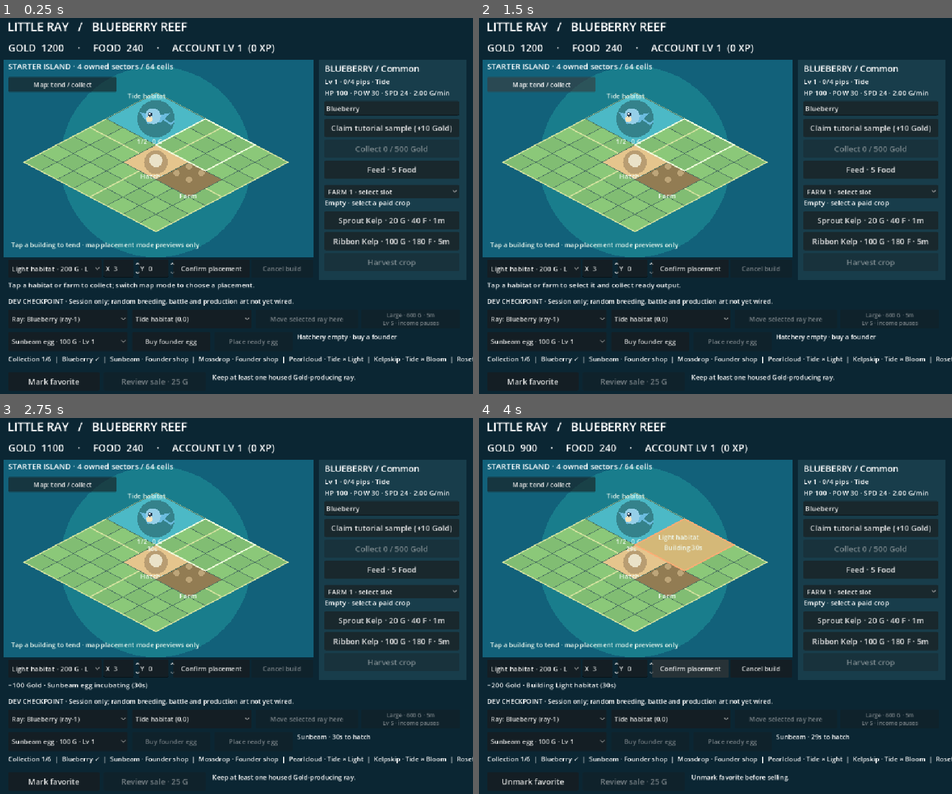
Above: before the commit, frames 1-4 (two rows, left to right).
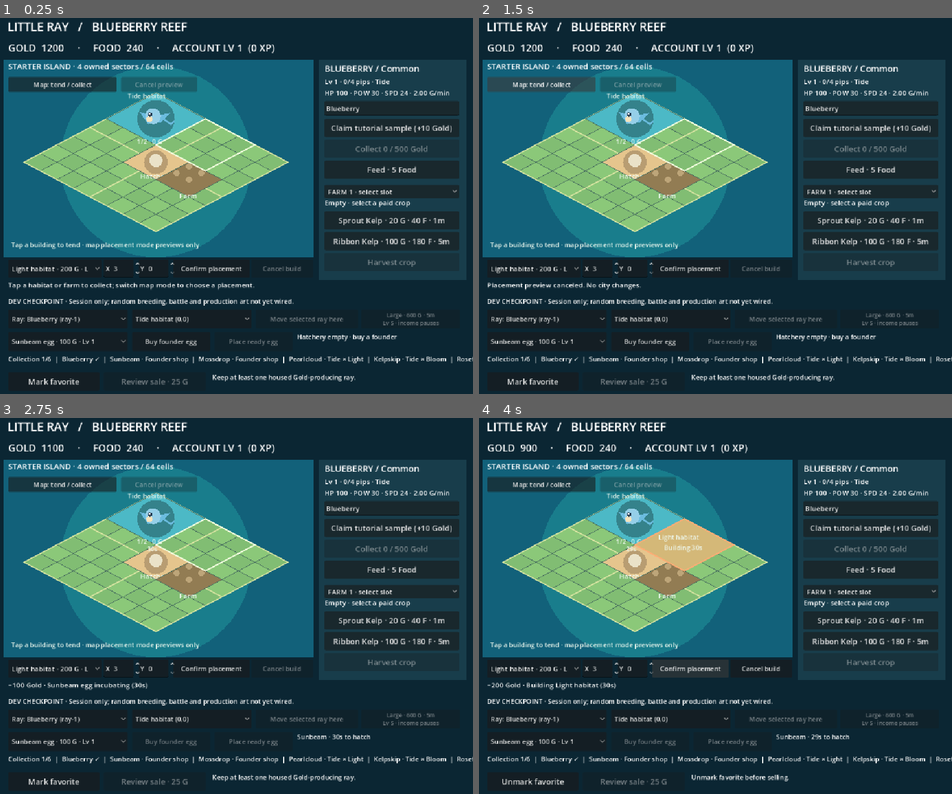
Above: after the commit, the same moments.

Repository: hazelfjeld/Swarm-Autonomous-Game-Design
Game: Godot game, scene res://main.tscn
The game is run twice, just before and just after one commit, with the same random seed, the same clock (stepped at 60 frames per second) and the same inputs.
Inputs:
- Up to frame 1 (0.25 s): no input
- Up to frame 2 (1.5 s): click "Map: tend / collect" at 0.5 s; click "Map: choose placement" at 1.25 s
- Up to frame 3 (2.75 s): click "Buy founder egg" at 2 s
- Up to frame 4 (4 s): click "Mark favorite" at 2.75 s; click "Confirm placement" at 3.5 s

The runs differ from the first frame. In frame 1, 0.6% of the frame differs, in the area x 25-42%, y 15-20%; in frame 2, 0.9%, in the area x 1-43%, y 15-73%; in frame 3, 0.6%; in frame 4, 0.6%.

Commit message:
GAMEPLAY-002: drag and cancel island placement previews

Diff:
--- a/game/city_checkpoint/city_view.gd
+++ b/game/city_checkpoint/city_view.gd
@@ -49,6 +49,10 @@
 var sale_target: String = ""
 var map_place_mode: bool = false
 var map_mode_button: Button
+var cancel_preview_button: Button
+var map_dragging: bool = false
+var preview_origin: Vector2i = Vector2i.ZERO
+var drag_origin: Vector2i = Vector2i.ZERO
 
 func label_at(value: String, position_: Vector2, size_: Vector2, font_size: int = 20) -> Label:
 	var item := Label.new()
@@ -112,6 +116,10 @@
 	map_mode_button = button_at("Map: tend / collect", Vector2(30, 150), toggle_map_mode)
 	map_mode_button.size = Vector2(250, 34)
 	map_mode_button.add_theme_font_size_override("font_size", 15)
+	cancel_preview_button = button_at("Cancel preview", Vector2(290, 150), cancel_map_preview)
+	cancel_preview_button.size = Vector2(175, 34)
+	cancel_preview_button.add_theme_font_size_override("font_size", 15)
+	cancel_preview_button.disabled = true
 	status_label = label_at("Tap a habitat or farm to collect; switch map mode to choose a placement.", Vector2(30, 617), Vector2(700, 34), 16)
 	status_label.autowrap_mode = TextServer.AUTOWRAP_WORD_SMART
 	label_at("DEV CHECKPOINT · Session only; random breeding, battle and production art not yet wired.", Vector2(30, 655), Vector2(1040, 22), 15)
@@ -302,10 +310,33 @@
 		else:
 			act(selection[0], "%s,%d,%d" % [selection[1], int(coordinate_x.value), int(coordinate_y.value)])
 
+func placement_coordinates() -> Vector2i:
+	return Vector2i(int(coordinate_x.value), int(coordinate_y.value))
+
+func set_placement_coordinates(cell: Vector2i) -> void:
+	coordinate_x.value = cell.x
+	coordinate_y.value = cell.y
+	queue_redraw()
+
+func cancel_map_preview() -> void:
+	if not map_place_mode:
+		return
+	set_placement_coordinates(preview_origin)
+	map_dragging = false
+	map_place_mode = false
+	map_mode_button.text = "Map: tend / collect"
+	cancel_preview_button.disabled = true
+	status_label.text = "Placement preview canceled. No city changes."
+
 func toggle_map_mode() -> void:
-	map_place_mode = not map_place_mode
-	map_mode_button.text = "Map: choose placement" if map_place_mode else "Map: tend / collect"
-	status_label.text = "Tap a cell to preview, then confirm below. No Gold spent yet." if map_place_mode else "Tap a habitat or farm to select it and collect ready output."
+	if map_place_mode:
+		cancel_map_preview()
+		return
+	preview_origin = placement_coordinates()
+	map_place_mode = true
+	map_mode_button.text = "Map: choose placement"
+	cancel_preview_button.disabled = false
+	status_label.text = "Tap or drag a cell to preview. Confirm or cancel; no Gold spent yet."
 	queue_redraw()
 
 func map_cell(point: Vector2) -> Vector2i:
@@ -315,31 +346,58 @@
 	var delta := point - origin
 	return Vector2i(floori((delta.x / axis.x + delta.y / axis.y) / 2.0), floori((delta.y / axis.y - delta.x / axis.x) / 2.0))
 
+func previewable_selection() -> bool:
+	var parts := selected_placement().split(":")
+	return parts.size() == 2 and parts[0] in ["build", "move", "restore_building"]
+
+func map_point_is_usable(point: Vector2) -> bool:
+	if not Rect2(18, 186, 716, 348).has_point(point):
+		return false
+	var cell := map_cell(point)
+	return cell.x >= 0 and cell.y >= 0 and cell.x < Model.ISLAND_SIZE and cell.y < Model.ISLAND_SIZE
+
+func preview_point(point: Vector2) -> bool:
+	if not previewable_selection() or not map_point_is_usable(point):
+		return false
+	var cell := map_cell(point)
+	if cell.x > coordinate_x.max_value or cell.y > coordinate_y.max_value:
+		return false
+	set_placement_coordinates(cell)
+	status_label.text = "Preview cell (%d,%d) · confirm or cancel below." % [cell.x, cell.y]
+	return true
+
 func _gui_input(event: InputEvent) -> void:
-	# GUI consumes child controls first; touch uses the existing mouse emulation.
-	if not (event is InputEventMouseButton):
-		return
-	if event.button_index != MOUSE_BUTTON_LEFT or event.pressed:
-		return
-	if not Rect2(18, 186, 716, 348).has_point(event.position):
+	# In placement mode a drag only edits the preview. Release never commits.
+	# Child controls retain their own GUI events; touch uses mouse emulation.
+	if map_place_mode and event is InputEventMouseMotion:
+		if map_dragging and (event.button_mask & MOUSE_BUTTON_MASK_LEFT) != 0:
+			preview_point(event.position)
+			accept_event()
+		return
+	if not (event is InputEventMouseButton) or event.button_index != MOUSE_BUTTON_LEFT:
+		return
+	if map_place_mode:
+		if event.pressed:
+			if not map_point_is_usable(event.position):
+				return
+			accept_event()
+			if not previewable_selection():
+				status_label.text = "This action has its own target. Use the confirmation control below."
+				return
+			drag_origin = placement_coordinates()
+			map_dragging = true
+			preview_point(event.position)
+		elif map_dragging:
+			map_dragging = false
+			accept_event()
+			if not preview_point(event.position):
+				set_placement_coordinates(drag_origin)
+				status_label.text = "Outside placement area · previous preview restored."
+		return
+	if event.pressed or not map_point_is_usable(event.position):
 		return
 	var cell := map_cell(event.position)
-	if cell.x < 0 or cell.y < 0 or cell.x >= Model.ISLAND_SIZE or cell.y >= Model.ISLAND_SIZE:
-		return
 	accept_event()
-	if map_place_mode:
-		var parts := selected_placement().split(":")
-		if parts.size() != 2 or not parts[0] in ["build", "move", "restore_building"]:
-			status_label.text = "This action has its own target. Use the confirmation control below."
-			return
-		if cell.x > coordinate_x.max_value or cell.y > coordinate_y.max_value:
-			status_label.text = "That cell is outside the current placement area."
-			return
-		coordinate_x.value = cell.x
-		coordinate_y.value = cell.y
-		status_label.text = "Preview cell (%d,%d) · confirm below to apply." % [cell.x, cell.y]
-		queue_redraw()
-		return
 	for b in city.buildings:
 		var footprint := Rect2i(int(b["x"]), int(b["y"]), int(b["size"]), int(b["size"]))
 		if not footprint.has_point(cell):
@@ -393,6 +451,8 @@
 	status_label.text = str(result["message"])
 	if result["ok"]:
 		adapter.capture(city.snapshot())
+		if map_place_mode and kind in ["build", "move", "restore_building"]:
+			preview_origin = placement_coordinates()
 	refresh()
 
 func refresh() -> void:
@@ -517,7 +577,7 @@
 			var valid: bool = city.can_place(x, y, footprint, selection[1] if selection[0] == "move" else "")
 			var points := PackedVector2Array([iso(x,y),iso(x+footprint,y),iso(x+footprint,y+footprint),iso(x,y+footprint),iso(x,y)])
 			draw_polyline(points, Color("#f3ffe0") if valid else Color("#ffac75"), 3.0, true)
-	ink("Tap a building to tend · map placement mode previews only" if not map_place_mode else "Tap a cell · white = free / orange = blocked · confirm below", Vector2(37, 542), 15)
+	ink("Tap a building to tend · map placement mode previews only" if not map_place_mode else "Tap or drag · white = free / orange = blocked · confirm / cancel", Vector2(37, 542), 15)
 
 func draw_building(b: Dictionary) -> void:
 	var x: float = float(b["x"])
@@ -602,6 +662,30 @@
 	await get_tree().process_frame
 	await get_tree().process_frame
 
+func drag_point_fixture(start: Vector2, finish: Vector2) -> void:
+	var down := InputEventMouseButton.new()
+	down.position = start
+	down.global_position = start
+	down.button_index = MOUSE_BUTTON_LEFT
+	down.pressed = true
+	Input.parse_input_event(down)
+	await get_tree().process_frame
+	var motion := InputEventMouseMotion.new()
+	motion.position = finish
+	motion.global_position = finish
+	motion.relative = finish - start
+	motion.button_mask = MOUSE_BUTTON_MASK_LEFT
+	Input.parse_input_event(motion)
+	await get_tree().process_frame
+	var up := InputEventMouseButton.new()
+	up.position = finish
+	up.global_position = finish
+	up.button_index = MOUSE_BUTTON_LEFT
+	up.pressed = false
+	Input.parse_input_event(up)
+	await get_tree().process_frame
+	await get_tree().process_frame
+
 func capture_fixture(directory: String) -> void:
 	# CI-only native GUI fixture; no acceleration in normal play.
 	await get_tree().process_frame
@@ -640,9 +724,15 @@
 		push_error("GUI occupied cell preview changed city or missed click")
 		get_tree().quit(1)
 		return
-	await click_point_fixture(iso(3.5, 0.5))
-	if coordinate_x.value != 3 or coordinate_y.value != 0 or city.gold != before_build:
-		push_error("GUI free cell preview missed click or charged before confirmation")
+	await click_fixture(cancel_preview_button)
+	if map_place_mode or placement_coordinates() != Vector2i(3, 0) or city.gold != before_build or not city.construction.is_empty():
+		push_error("GUI cancel preview did not restore original coordinates")
+		get_tree().quit(1)
+		return
+	await click_fixture(map_mode_button)
+	await drag_point_fixture(iso(0.5, 0.5), iso(3.5, 0.5))
+	if coordinate_x.value != 3 or coordinate_y.value != 0 or city.gold != before_build or not city.construction.is_empty():
+		push_error("GUI drag preview missed target or charged before confirmation")
 		get_tree().quit(1)
 		return
 	await click_fixture(build_button)
@@ -660,7 +750,7 @@
 	if get_viewport().get_texture().get_image().save_png(directory + "/04-built-light-habitat.png") != OK:
 		get_tree().quit(1)
 		return
-	print("CITY_BUILD_GUI_PASS: occupied/free map-cell previews without spending, explicit paid Light habitat confirmation and ordinary 30-second construction")
+	print("CITY_BUILD_GUI_PASS: occupied preview, explicit cancel, native drag preview without spending, paid Light habitat confirmation and ordinary 30-second construction")
 	var before_egg: int = city.gold
 	await click_fixture(buy_button)
 	if city.gold != before_egg - 100 or city.founder_egg.is_empty():
